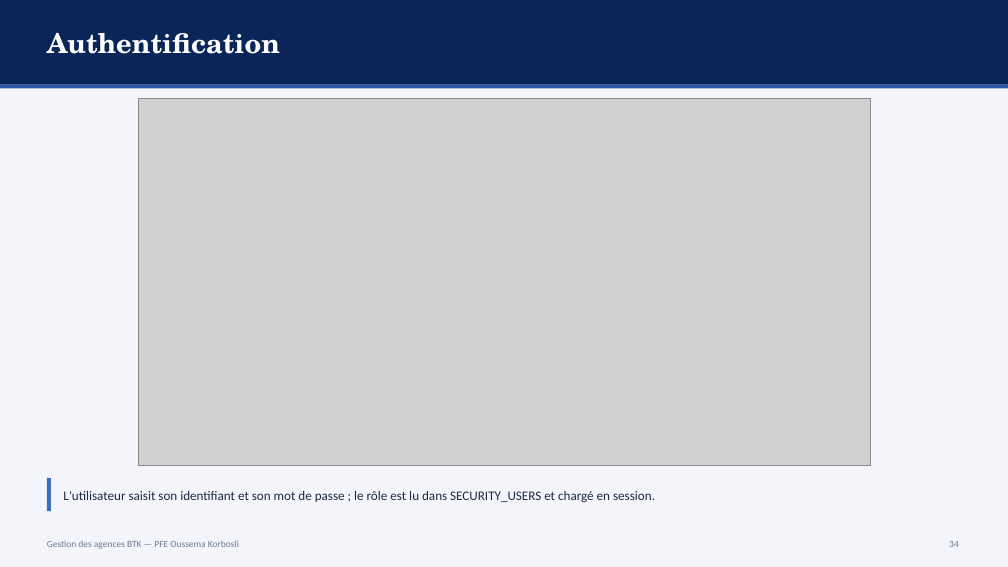
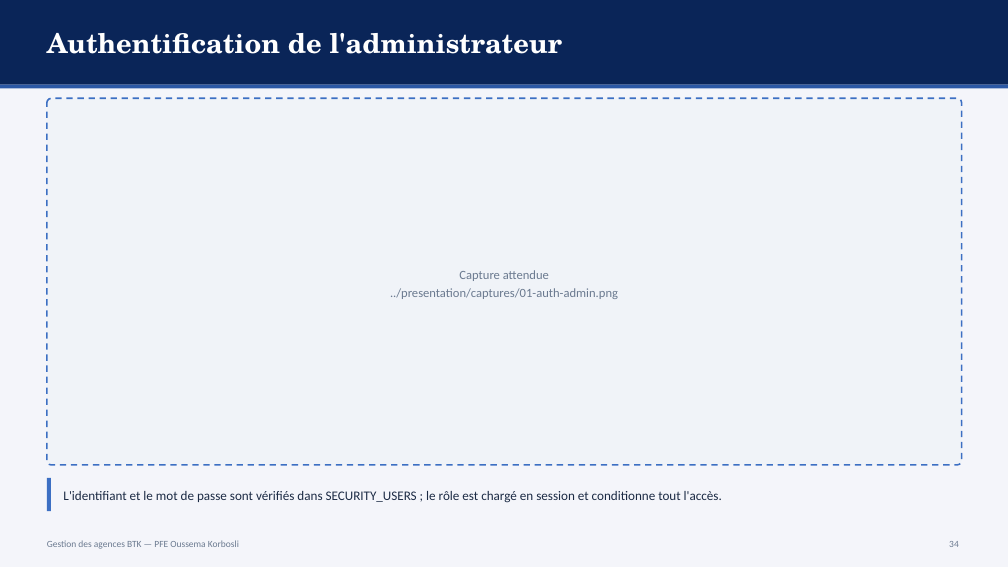
Before and after one commit to ZizouX0/oussema_korbosli, a slide deck: slide 34 of presentation/Soutenance_PFE_Oussema_Korbosli.pptx. Drawn at 1008x567 pixels with LibreOffice and Linux fonts; fonts in the diff are those of the drawing; grey boxes stand for pictures. Boxes give left, top, right and bottom in pixels: in the first picture for what was removed or moved away, otherwise in the second. Text is boxed around its words. In the diff, an @@ line names an element or a change of style, - is before the commit and + after.

```diff
--- a/presentation/Soutenance_PFE_Oussema_Korbosli.pptx
+++ b/presentation/Soutenance_PFE_Oussema_Korbosli.pptx
@@ text at (47,33,562,54): text changed @@
-Authentification
+Authentification de l'administrateur
@@ rounded rectangle added at (47,98,962,465), fill #F0F3F8, outline #3C6FC3 1.5 pt dashed @@
@@ picture removed at (138,98,870,465) @@
@@ text added at (390,270,618,299), 12 pt, text #6B7A90 @@
+Capture attendue
+../presentation/captures/01-auth-admin.png
@@ text at (63,491,722,503): text changed @@
-L'utilisateur saisit son identifiant et son mot de passe ; le rôle est lu dans SECURITY_USERS et chargé en session.
+L'identifiant et le mot de passe sont vérifiés dans SECURITY_USERS ; le rôle est chargé en session et conditionne tout l'accès.
```
Also in this commit, not shown: 8 other slides changed, 1 slide added, 3 slides removed, 7 other files.
